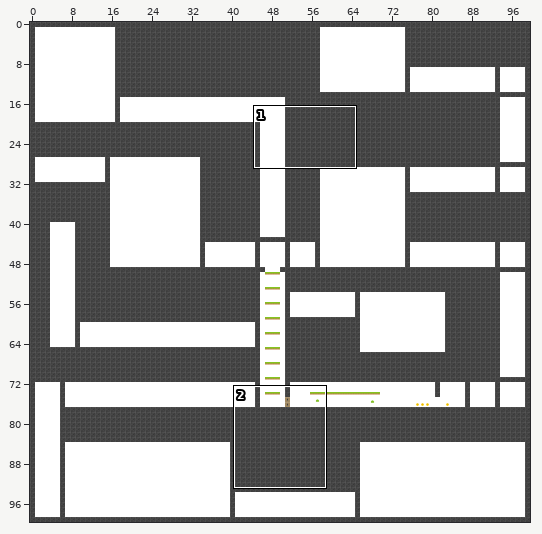
One commit to this Tiled map: assets/maps/map.tmx. The picture above shows the old version from afar; the outline marks the close-up.
Close-up. Before:
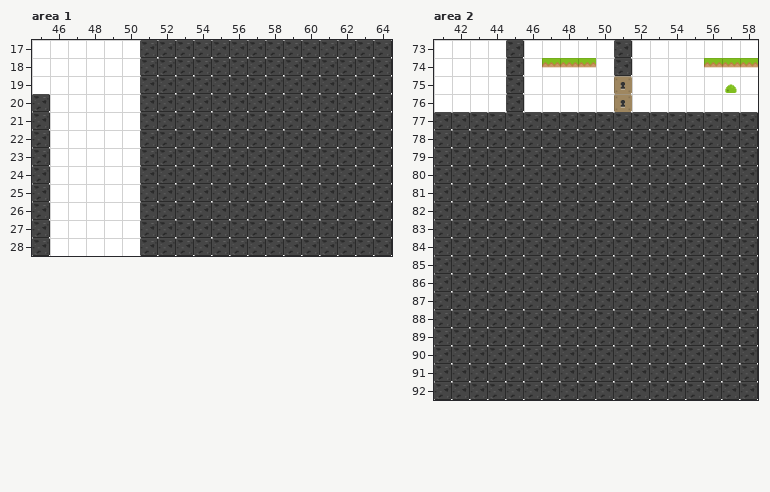
Cells are 63x63 px. Shown: area 1 x 45..64, y 17..28; area 2 x 41..58, y 73..92. The commit also changed other parts of the map, which this record leaves out.
Once edited:
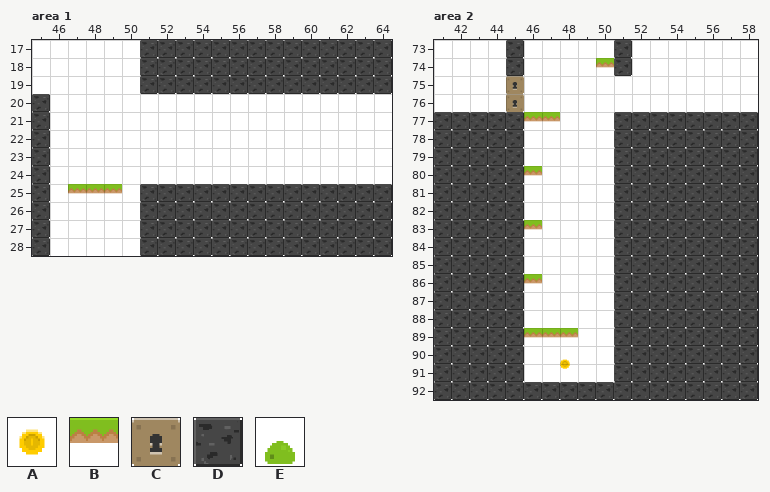
Key: from "tilemap": A 78, B 158, C 194, D 214, E 260.
_ is an empty cell.
Objects are placed by their top-left corner, in cells (3,4 is the top-left corner of cell 3,4); size is 1x1 cell unless given.
Difference:
{"where": "layer \"World\", area 1"}
{"y":20,"x":51,"old":"DDDDDDDDDDDDDD","new":"______________"}
{"y":21,"x":51,"old":"DDDDDDDDDDDDDD","new":"______________"}
{"y":22,"x":51,"old":"DDDDDDDDDDDDDD","new":"______________"}
{"y":23,"x":51,"old":"DDDDDDDDDDDDDD","new":"______________"}
{"y":24,"x":51,"old":"DDDDDDDDDDDDDD","new":"______________"}
{"y":25,"x":47,"old":"___","new":"BBB"}
{"where": "layer \"Objects\", area 2"}
{"was": "E \"enemy\" at 57,75", "now": "outside this view"}
{"now": "A \"jump\" at 47.8,90.5"}
{"where": "layer \"World\", area 2"}
{"y":74,"x":47,"old":"BBB_","new":"___B"}
{"y":74,"x":56,"old":"BBB","new":"___"}
{"y":75,"x":45,"old":"D","new":"C"}
{"y":75,"x":51,"old":"C","new":"_"}
{"y":76,"x":45,"old":"D","new":"C"}
{"y":76,"x":51,"old":"C","new":"_"}
{"y":77,"x":46,"old":"DDDDD","new":"BB___"}
{"y":78,"x":46,"old":"DDDDD","new":"_____"}
{"y":79,"x":46,"old":"DDDDD","new":"_____"}
{"y":80,"x":46,"old":"DDDDD","new":"B____"}
{"y":81,"x":46,"old":"DDDDD","new":"_____"}
{"y":82,"x":46,"old":"DDDDD","new":"_____"}
{"y":83,"x":46,"old":"DDDDD","new":"B____"}
{"y":84,"x":46,"old":"DDDDD","new":"_____"}
{"y":85,"x":46,"old":"DDDDD","new":"_____"}
{"y":86,"x":46,"old":"DDDDD","new":"B____"}
{"y":87,"x":46,"old":"DDDDD","new":"_____"}
{"y":88,"x":46,"old":"DDDDD","new":"_____"}
{"y":89,"x":46,"old":"DDDDD","new":"BBB__"}
{"y":90,"x":46,"old":"DDDDD","new":"_____"}
{"y":91,"x":46,"old":"DDDDD","new":"_____"}
{"label":"removed","picture_box":[140,94,392,184]}
{"label":"added","picture_box":[68,184,122,194]}
{"label":"changed","picture_box":[506,58,632,382]}
{"label":"changed","picture_box":[704,58,758,93]}
